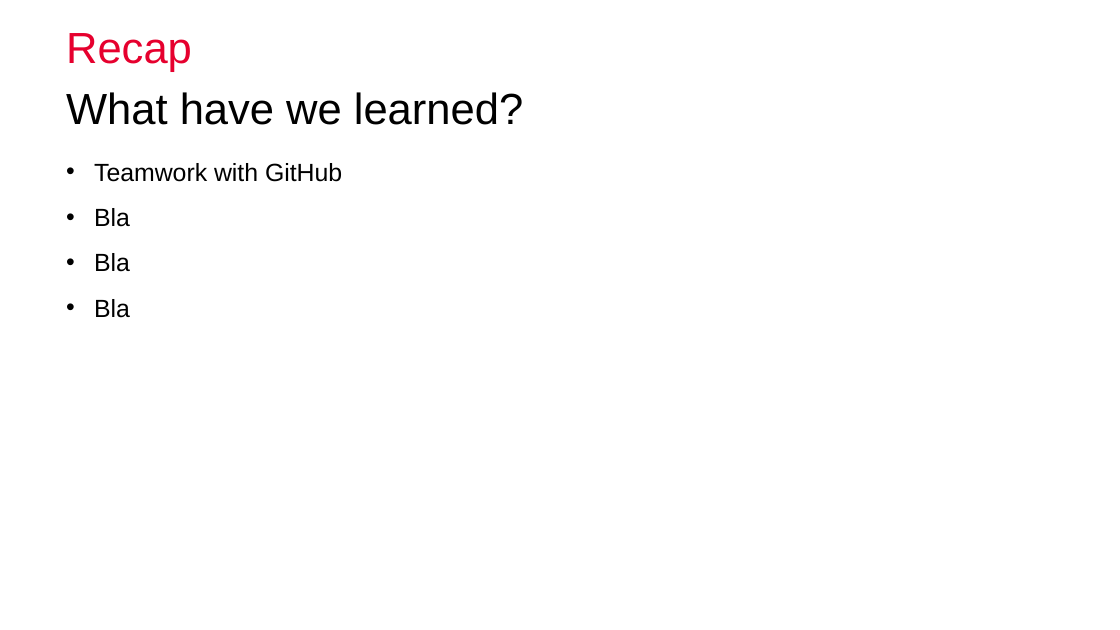
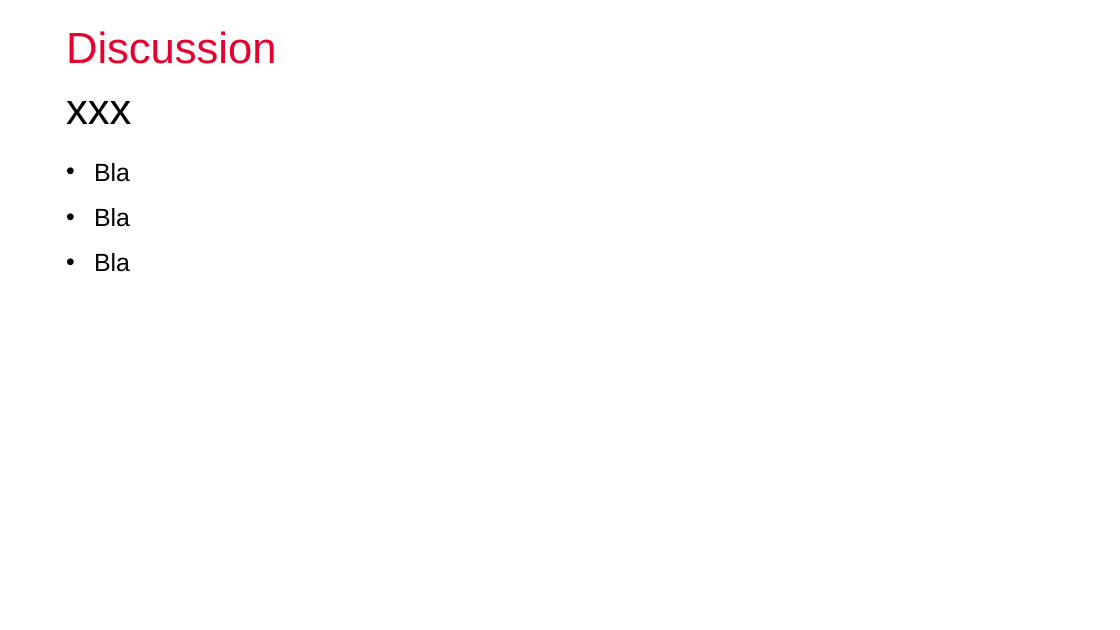
Before and after one commit to nibill/MIALab-1, a slide deck: slide 17 of Presentation/Final/FinalPresentation_Group3_BucheggerDuranWeber.pptx. Drawn at 1120x630 pixels with LibreOffice and Linux fonts; fonts in the diff are those of the drawing; background and template pictures are left out. Boxes give left, top, right and bottom in pixels: in the first picture for what was removed or moved away, otherwise in the second. Text is boxed around its words. In the diff, an @@ line names an element or a change of style, - is before the commit and + after.

```diff
--- a/Presentation/Final/FinalPresentation_Group3_BucheggerDuranWeber.pptx
+++ b/Presentation/Final/FinalPresentation_Group3_BucheggerDuranWeber.pptx
@@ title at (x1=66, y1=31, x2=276, y2=64): text changed @@
-Recap
+Discussion
@@ text at (x1=66, y1=101, x2=131, y2=124): text changed @@
-What have we learned?
+xxx
@@ text at (x1=94, y1=163, x2=342, y2=182): paragraph removed @@
-• Teamwork with GitHub
```
Also in this commit, not shown: 1 other slide changed, 1 slide removed, 14 other files.
